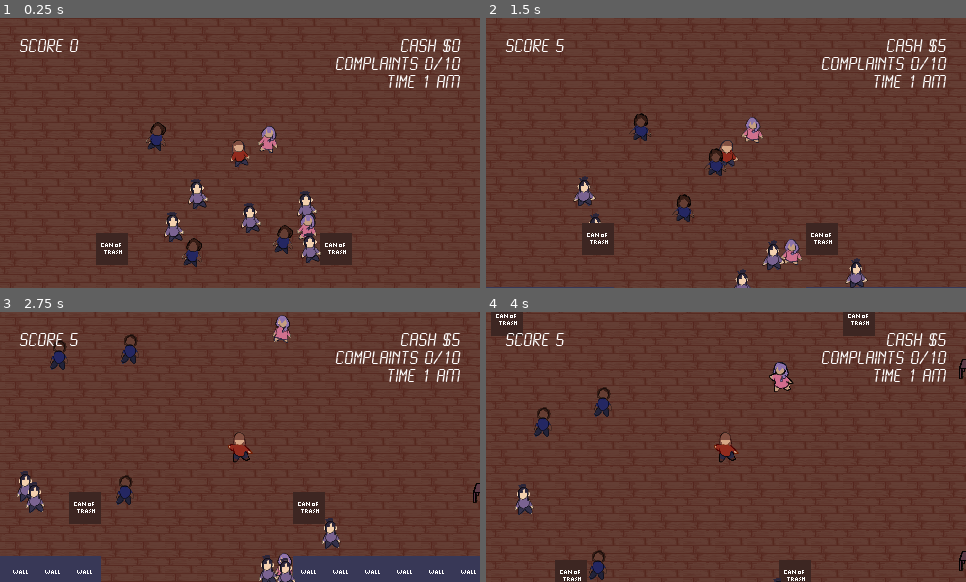
Above: before the commit, frames 1-4 (two rows, left to right).
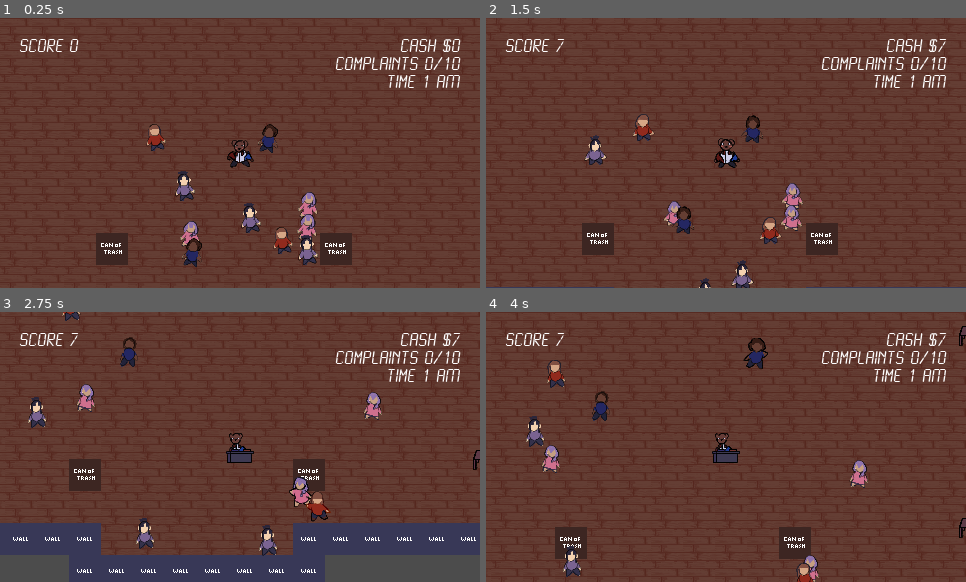
Above: after the commit, the same moments.

Repository: silentcoder99/LD46
Game: Godot game, scene res://scenes/Main.tscn
Two runs of this game, one before a commit and one after it. Both use one fixed random seed, a clock stepped at 60 frames per second and the inputs below.
Inputs:
- Up to frame 1 (0.25 s): no input
- Up to frame 2 (1.5 s): hold Right (ui_right) 0.53-1.28 s; hold E (dance) 0.53-1.28 s; hold Down (ui_down) from 1.28 s (still down); tap E (dance) at 1.35 s
- Up to frame 3 (2.75 s): release Down (ui_down) at 2.03 s; hold Right (ui_right) from 2.03 s (still down); hold Space (shoo) from 2.03 s (still down); tap E (dance) at 2.3 s
- Up to frame 4 (4 s): release Right (ui_right) at 2.78 s; release Space (shoo) at 2.78 s; hold Up (ui_up) 2.78-3.53 s; tap E (dance) at 2.85 s; hold Left (ui_left) from 3.53 s (still down); hold E (dance) from 3.53 s (still down)

The runs differ from the first frame. In frame 1, 2.8% of the frame differs, in the area x 30-67%, y 38-92%; in frame 2, 4.3%; in frame 3, 18%, in the area x 0-100%, y 0-100%; in frame 4, 7.3%.

Commit message:
Add bear and fire sprites

Diff:
--- a/scenes/Main.tscn
+++ b/scenes/Main.tscn
@@ -1,31 +1,32 @@
-[gd_scene load_steps=14 format=2]
+[gd_scene load_steps=15 format=2]
 
 [ext_resource path="res://scripts/Main.gd" type="Script" id=1]
 [ext_resource path="res://scenes/PurpleBoy.tscn" type="PackedScene" id=2]
 [ext_resource path="res://scenes/PinkGirl.tscn" type="PackedScene" id=3]
 [ext_resource path="res://scenes/BlueBoy.tscn" type="PackedScene" id=4]
-[ext_resource path="res://FloorSet.tres" type="TileSet" id=5]
-[ext_resource path="res://fonts/LCD-N___.TTF" type="DynamicFontData" id=6]
-[ext_resource path="res://fonts/lcd_lcd_mono/LCDMonoWinTT/LCDMU___.TTF" type="DynamicFontData" id=7]
-[ext_resource path="res://TileSet.tres" type="TileSet" id=8]
-[ext_resource path="res://scenes/Player.tscn" type="PackedScene" id=9]
-[ext_resource path="res://scenes/TrashCan.tscn" type="PackedScene" id=10]
-[ext_resource path="res://music/midtempo_final.wav" type="AudioStream" id=11]
+[ext_resource path="res://scenes/RedGirl.tscn" type="PackedScene" id=5]
+[ext_resource path="res://FloorSet.tres" type="TileSet" id=6]
+[ext_resource path="res://fonts/LCD-N___.TTF" type="DynamicFontData" id=7]
+[ext_resource path="res://fonts/lcd_lcd_mono/LCDMonoWinTT/LCDMU___.TTF" type="DynamicFontData" id=8]
+[ext_resource path="res://TileSet.tres" type="TileSet" id=9]
+[ext_resource path="res://scenes/Player.tscn" type="PackedScene" id=10]
+[ext_resource path="res://scenes/TrashCan.tscn" type="PackedScene" id=11]
+[ext_resource path="res://music/midtempo_final.wav" type="AudioStream" id=12]
 
 [sub_resource type="DynamicFont" id=1]
 use_filter = true
 extra_spacing_char = 1
-font_data = ExtResource( 6 )
+font_data = ExtResource( 7 )
 
 [sub_resource type="DynamicFont" id=2]
 size = 8
-font_data = ExtResource( 7 )
+font_data = ExtResource( 8 )
 
 [node name="Main" type="Node2D"]
 script = ExtResource( 1 )
 spawn_amount = 10
 spawn_area = 100
-Partiers = [ ExtResource( 2 ), ExtResource( 3 ), ExtResource( 4 ) ]
+Partiers = [ ExtResource( 2 ), ExtResource( 3 ), ExtResource( 4 ), ExtResource( 5 ) ]
 time_limit = 3000
 
 [node name="Clock" type="Timer" parent="."]
--- a/scenes/Player.tscn
+++ b/scenes/Player.tscn
@@ -2,14 +2,14 @@
 
 [ext_resource path="res://scripts/Player.gd" type="Script" id=1]
 [ext_resource path="res://sounds/shooing_sound.wav" type="AudioStream" id=2]
-[ext_resource path="res://sprites/red girl/idle/red1.png" type="Texture" id=3]
-[ext_resource path="res://sprites/red girl/dancing/1red.png" type="Texture" id=4]
-[ext_resource path="res://sprites/red girl/dancing/2red.png" type="Texture" id=5]
-[ext_resource path="res://sprites/red girl/dancing/3red.png" type="Texture" id=6]
-[ext_resource path="res://sprites/red girl/dancing/4red.png" type="Texture" id=7]
-[ext_resource path="res://sprites/red girl/idle/red2.png" type="Texture" id=8]
-[ext_resource path="res://sprites/red girl/idle/red3.png" type="Texture" id=9]
-[ext_resource path="res://sprites/red girl/idle/red4.png" type="Texture" id=10]
+[ext_resource path="res://sprites/dj bear/idle/bear1.png" type="Texture" id=3]
+[ext_resource path="res://sprites/dj bear/dancing/dj1.png" type="Texture" id=4]
+[ext_resource path="res://sprites/dj bear/dancing/dj2.png" type="Texture" id=5]
+[ext_resource path="res://sprites/dj bear/dancing/dj3.png" type="Texture" id=6]
+[ext_resource path="res://sprites/dj bear/dancing/dj4.png" type="Texture" id=7]
+[ext_resource path="res://sprites/dj bear/idle/bear2.png" type="Texture" id=8]
+[ext_resource path="res://sprites/dj bear/idle/bear3.png" type="Texture" id=9]
+[ext_resource path="res://sprites/dj bear/idle/bear4.png" type="Texture" id=10]
 
 [sub_resource type="PhysicsMaterial" id=1]
 friction = 0.0
@@ -26,7 +26,7 @@
 tracks/0/enabled = true
 tracks/0/keys = {
 "times": PoolRealArray( 0, 0.27, 0.54, 0.81 ),
-"transitions": PoolRealArray( 1, 1, 1, 1 ),
+"transitions": PoolRealArray( 1, 1, 1, 2.92817 ),
 "update": 1,
 "values": [ ExtResource( 4 ), ExtResource( 5 ), ExtResource( 6 ), ExtResource( 7 ) ]
 }
@@ -44,7 +44,7 @@
 tracks/0/enabled = true
 tracks/0/keys = {
 "times": PoolRealArray( 0, 0.27, 0.54, 0.81 ),
-"transitions": PoolRealArray( 1, 1, 71.0125, 1 ),
+"transitions": PoolRealArray( 1, 3.86375, 71.0125, 1 ),
 "update": 1,
 "values": [ ExtResource( 3 ), ExtResource( 8 ), ExtResource( 9 ), ExtResource( 10 ) ]
 }
--- /dev/null
+++ b/scenes/RedGirl.tscn
@@ -0,0 +1,70 @@
+[gd_scene load_steps=12 format=2]
+
+[ext_resource path="res://scenes/Partier.tscn" type="PackedScene" id=1]
+[ext_resource path="res://sprites/red girl/dancing/1red.png" type="Texture" id=2]
+[ext_resource path="res://sprites/red girl/dancing/2red.png" type="Texture" id=3]
+[ext_resource path="res://sprites/red girl/dancing/3red.png" type="Texture" id=4]
+[ext_resource path="res://sprites/red girl/dancing/4red.png" type="Texture" id=5]
+[ext_resource path="res://sprites/red girl/idle/red1.png" type="Texture" id=6]
+[ext_resource path="res://sprites/red girl/idle/red2.png" type="Texture" id=7]
+[ext_resource path="res://sprites/red girl/idle/red3.png" type="Texture" id=8]
+[ext_resource path="res://sprites/red girl/idle/red4.png" type="Texture" id=9]
+
+[sub_resource type="Animation" id=1]
+resource_name = "dance"
+length = 1.09
+loop = true
+step = 0.27
+tracks/0/type = "value"
+tracks/0/path = NodePath("Sprite:texture")
+tracks/0/interp = 1
+tracks/0/loop_wrap = true
+tracks/0/imported = false
+tracks/0/enabled = true
+tracks/0/keys = {
+"times": PoolRealArray( 0, 0.27, 0.54, 0.81 ),
+"transitions": PoolRealArray( 2.2974, 34.2967, 68.5936, 2.73208 ),
+"update": 0,
+"values": [ ExtResource( 2 ), ExtResource( 3 ), ExtResource( 4 ), ExtResource( 5 ) ]
+}
+tracks/1/type = "method"
+tracks/1/path = NodePath(".")
+tracks/1/interp = 1
+tracks/1/loop_wrap = true
+tracks/1/imported = false
+tracks/1/enabled = true
+tracks/1/keys = {
+"times": PoolRealArray( 0.81 ),
+"transitions": PoolRealArray( 1 ),
+"values": [ {
+"args": [  ],
+"method": "give_tip"
+} ]
+}
+
+[sub_resource type="Animation" id=2]
+resource_name = "idle"
+length = 1.09
+loop = true
+step = 0.27
+tracks/0/type = "value"
+tracks/0/path = NodePath("Sprite:texture")
+tracks/0/interp = 1
+tracks/0/loop_wrap = true
+tracks/0/imported = false
+tracks/0/enabled = true
+tracks/0/keys = {
+"times": PoolRealArray( 0, 0.27, 0.54, 0.81 ),
+"transitions": PoolRealArray( 8, 1, 1, 35.5062 ),
+"update": 0,
+"values": [ ExtResource( 6 ), ExtResource( 7 ), ExtResource( 8 ), ExtResource( 9 ) ]
+}
+
+[node name="RedGirl" instance=ExtResource( 1 )]
+
+[node name="AnimationPlayer" parent="." index="2"]
+anims/dance = SubResource( 1 )
+anims/idle = SubResource( 2 )
+
+[node name="Sprite" parent="." index="3"]
+texture = ExtResource( 6 )
--- a/scenes/TrashCan.tscn
+++ b/scenes/TrashCan.tscn
@@ -1,11 +1,33 @@
-[gd_scene load_steps=9 format=2]
+[gd_scene load_steps=14 format=2]
 
 [ext_resource path="res://scripts/TrashCan.gd" type="Script" id=1]
 [ext_resource path="res://sprites/tiles/trash can.png" type="Texture" id=2]
 [ext_resource path="res://sprites/tiles/fire!.png" type="Texture" id=3]
 [ext_resource path="res://scenes/TipAnimation.tscn" type="PackedScene" id=4]
-[ext_resource path="res://sounds/disaster.wav" type="AudioStream" id=5]
-[ext_resource path="res://sounds/disaster_resolved.wav" type="AudioStream" id=6]
+[ext_resource path="res://sprites/tiles/fire1.png" type="Texture" id=5]
+[ext_resource path="res://sprites/tiles/fire2.png" type="Texture" id=6]
+[ext_resource path="res://sprites/tiles/fire3.png" type="Texture" id=7]
+[ext_resource path="res://sprites/tiles/fire4.png" type="Texture" id=8]
+[ext_resource path="res://sounds/disaster.wav" type="AudioStream" id=9]
+[ext_resource path="res://sounds/disaster_resolved.wav" type="AudioStream" id=10]
+
+[sub_resource type="Animation" id=3]
+resource_name = "fire"
+length = 1.09
+loop = true
+step = 0.27
+tracks/0/type = "value"
+tracks/0/path = NodePath("FireSprite:texture")
+tracks/0/interp = 1
+tracks/0/loop_wrap = true
+tracks/0/imported = false
+tracks/0/enabled = true
+tracks/0/keys = {
+"times": PoolRealArray( 0, 0.27, 0.54, 0.81 ),
+"transitions": PoolRealArray( 1, 1, 1, 1 ),
+"update": 1,
+"values": [ ExtResource( 5 ), ExtResource( 6 ), ExtResource( 7 ), ExtResource( 8 ) ]
+}
 
 [sub_resource type="RectangleShape2D" id=1]
 extents = Vector2( 16, 6 )
@@ -21,8 +43,16 @@
 min_disaster_delay = 10
 max_disaster_delay = 20
 
-[node name="Sprite" type="Sprite" parent="."]
+[node name="AnimationPlayer" type="AnimationPlayer" parent="."]
+autoplay = "fire"
+anims/fire = SubResource( 3 )
+
+[node name="TrashCanSprite" type="Sprite" parent="."]
 texture = ExtResource( 2 )
+
+[node name="FireSprite" type="Sprite" parent="."]
+visible = false
+texture = ExtResource( 5 )
 
 [node name="CollisionShape2D" type="CollisionShape2D" parent="."]
 visible = false
--- a/scripts/TrashCan.gd
+++ b/scripts/TrashCan.gd
@@ -24,7 +24,7 @@
 
 func combust():
 	on_fire = true
-	$Sprite.texture = fire_texture
+	$FireSprite.show()
 	$DisasterSound.play()
 
 func repair():
@@ -42,7 +42,7 @@
 	$RepairBar.hide()
 
 	on_fire = false
-	$Sprite.texture = trash_can_texture
+	$FireSprite.hide()
 	$ResolvedSound.play()
 
 	$CombustTimer.wait_time = rand_range(min_disaster_delay, max_disaster_delay)
Not shown: 6 places in TileSet.tres that only renumber resources
Not shown, changed: export_presets.cfg
Not shown: 2 places in scenes/Main.tscn that only renumber resources
Not shown: 2 places in scenes/TrashCan.tscn that only renumber resources
Binary file added: sprites/dj bear/dancing/dj1.png
Not shown, added: sprites/dj bear/dancing/dj1.png.import
Binary file added: sprites/dj bear/dancing/dj2.png
Not shown, added: sprites/dj bear/dancing/dj2.png.import
Binary file added: sprites/dj bear/dancing/dj3.png
Not shown, added: sprites/dj bear/dancing/dj3.png.import
Binary file added: sprites/dj bear/dancing/dj4.png
Not shown, added: sprites/dj bear/dancing/dj4.png.import
(and 20 more such lines)
